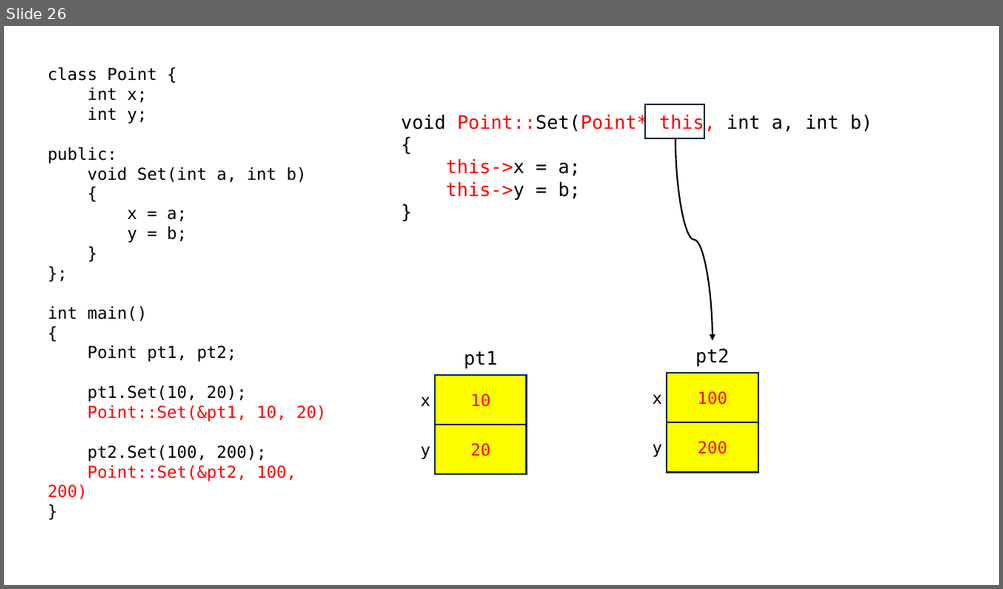
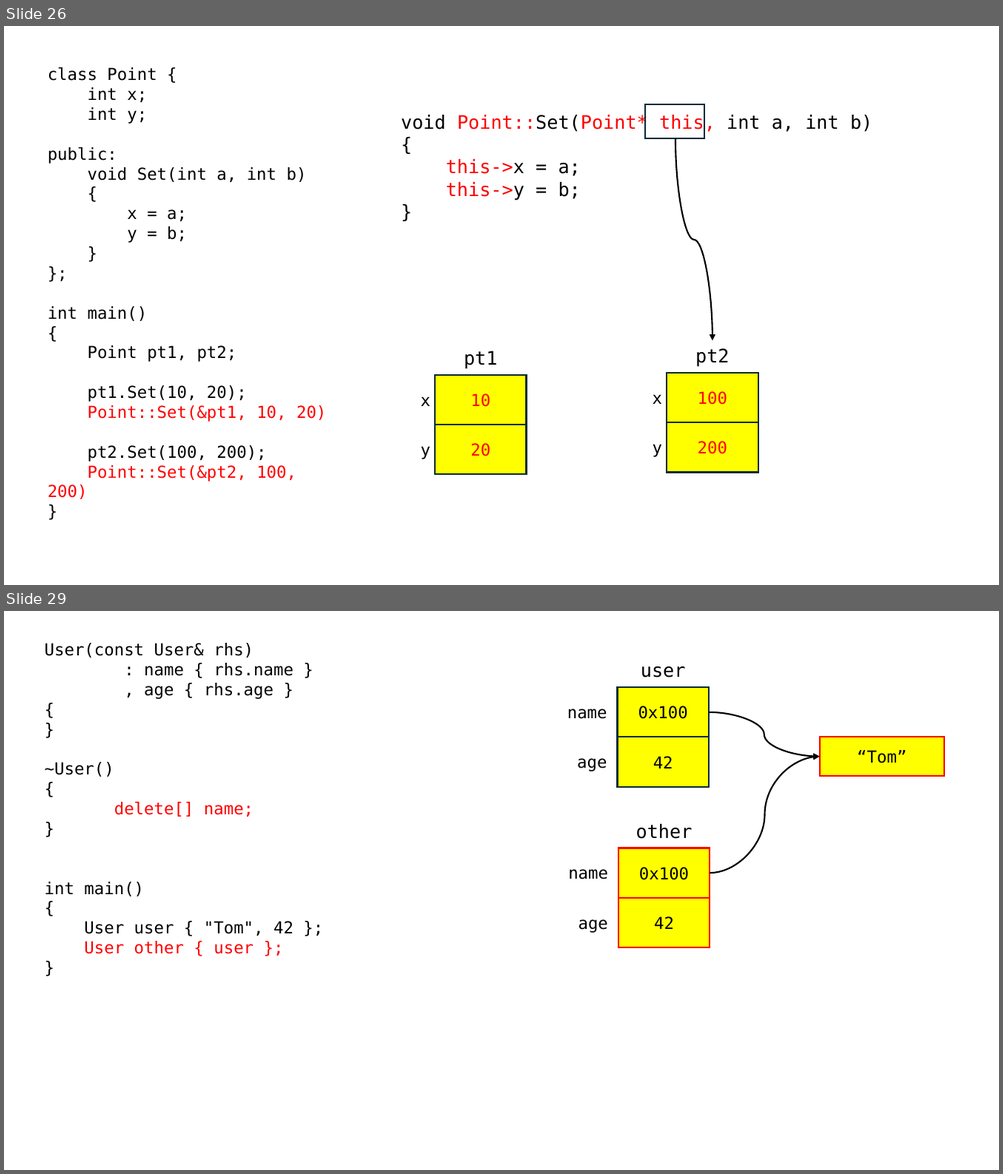
Before and after one commit to yoondev-classroom/cpp_240708, a slide deck: cpp_240708.pptx. Shown one above the other, each under a label of ours: slide 26 before the commit, slides 26 and 29 after it; the slides between them are not shown. The pictures are 1003x589 and 1003x1174 pixels, drawn with LibreOffice and Linux fonts; fonts in the diff are those of the drawing. Boxes give left, top, right and bottom in pixels: in the first picture for what was removed or moved away, otherwise in the second. Text is boxed around its words. In the diff, an @@ line names an element or a change of style, - is before the commit and + after.

```diff
--- a/cpp_240708.pptx
+++ b/cpp_240708.pptx
@@ slide 29 added at (x1=4, y1=611, x2=999, y2=1170), background #FFFFFF @@
@@ text added at (x1=45, y1=643, x2=293, y2=954), 16 pt, text #000000 @@
+User(const User& rhs)
+: name { rhs.name }
+, age { rhs.age }
+{
+}
+~User()
+{
+delete[] name;
+}
+int main()
+{
+User user { "Tom", 42 };
+User other { user };
+}
@@ text added at (x1=640, y1=667, x2=686, y2=678), 18 pt, text #000000 @@
+user
@@ rectangle added at (x1=617, y1=687, x2=709, y2=737), fill #FFFF00, outline #092A39 1.5 pt, 16 pt, text #000000 @@
+0x100
@@ text added at (x1=567, y1=709, x2=607, y2=719), 16 pt, text #000000 @@
+name
@@ curved arrow added from (708, 712) to (819, 757), #000000 1.5 pt @@
@@ rectangle added at (x1=617, y1=737, x2=709, y2=787), fill #FFFF00, outline #092A39 1.5 pt, 16 pt, text #000000 @@
+42
@@ rectangle added at (x1=819, y1=737, x2=944, y2=776), fill #FFFF00, outline #FF0000 1.5 pt, 16 pt, text #000000 @@
+“Tom”
@@ text added at (x1=577, y1=758, x2=606, y2=772), 16 pt, text #000000 @@
+age
@@ curved arrow added from (710, 873) to (819, 757), #000000 1.5 pt @@
@@ text added at (x1=636, y1=824, x2=692, y2=839), 18 pt, text #000000 @@
+other
@@ rectangle added at (x1=618, y1=849, x2=710, y2=898), fill #FFFF00, outline #FF0000 1.5 pt, 16 pt, text #000000 @@
+0x100
@@ text added at (x1=568, y1=869, x2=608, y2=880), 16 pt, text #000000 @@
+name
@@ rectangle added at (x1=618, y1=898, x2=710, y2=948), fill #FFFF00, outline #FF0000 1.5 pt, 16 pt, text #000000 @@
+42
@@ text added at (x1=578, y1=920, x2=608, y2=933), 16 pt, text #000000 @@
+age
```
Also in this commit, not shown: 4 other slides added, 2 other files.
